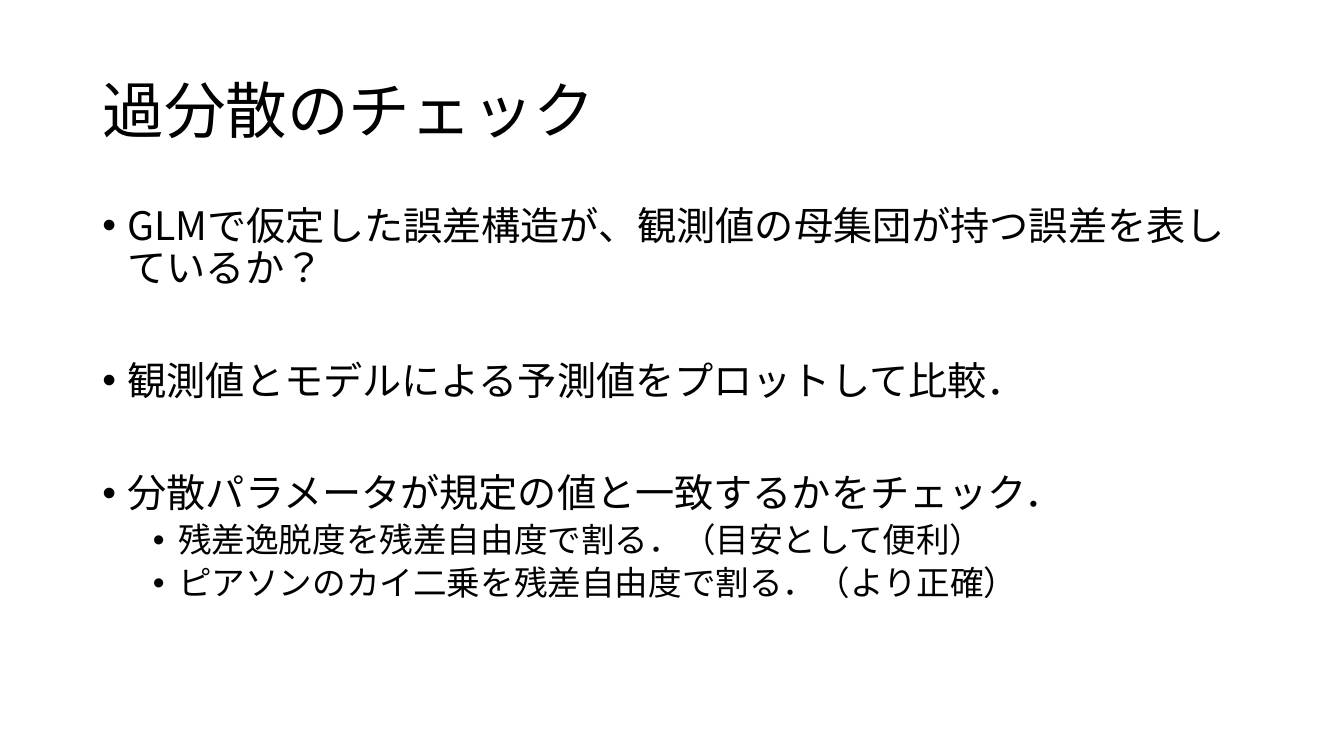
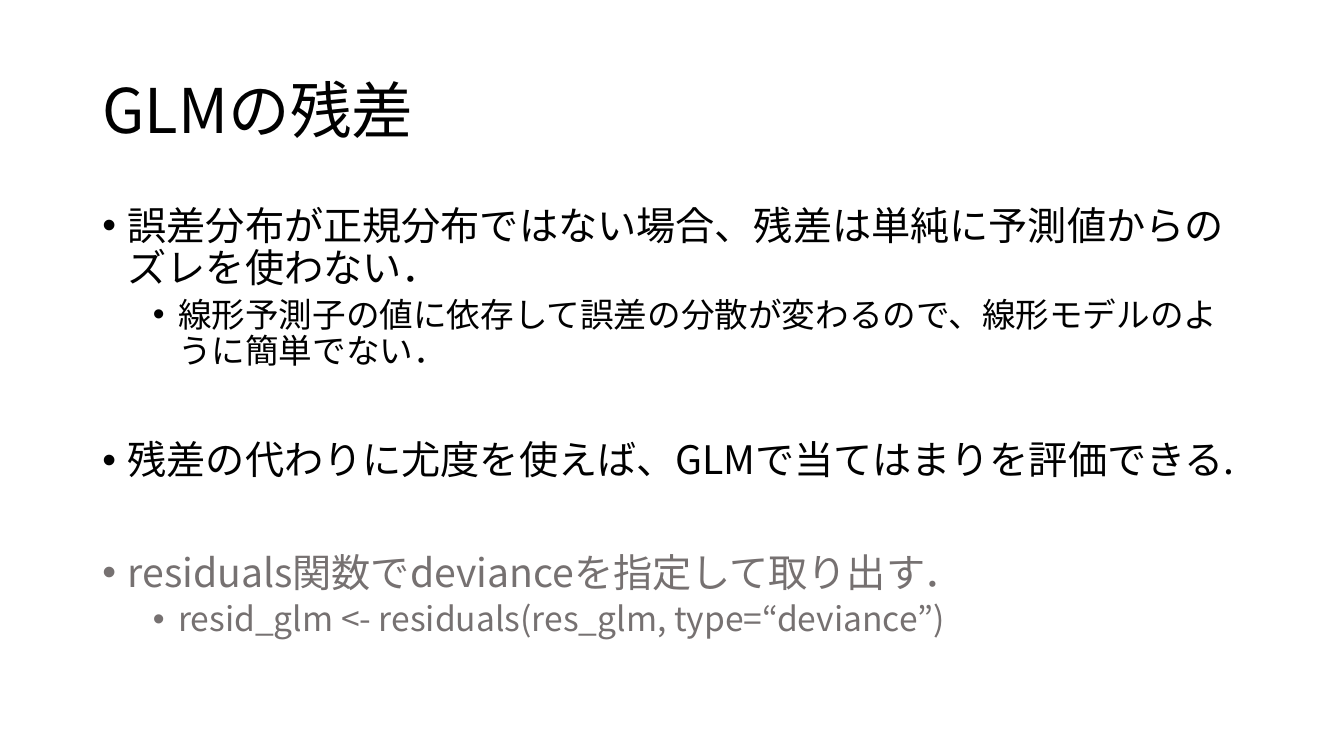
Before and after one commit to KoHMB/Shigen_kensyu_FRA, a slide deck: slide 4 of R/スライド/第26回.pptx (slide 2 before the commit). Drawn at 1344x756 pixels with LibreOffice and Linux fonts; fonts in the diff are those of the drawing. Boxes give left, top, right and bottom in pixels: in the first picture for what was removed or moved away, otherwise in the second. Text is boxed around its words. In the diff, an @@ line names an element or a change of style, - is before the commit and + after.

```diff
--- a/R/スライド/第26回.pptx
+++ b/R/スライド/第26回.pptx
@@ title at <box>102,80,413,138</box>: text changed @@
-過分散のチェック
+GLMの残差
@@ text at <box>128,206,1235,640</box>: text changed @@
-• GLMで仮定した誤差構造が、観測値の母集団が持つ誤差を表しているか？
-• 観測値とモデルによる予測値をプロットして比較．
-• 分散パラメータが規定の値と一致するかをチェック．
-  • 残差逸脱度を残差自由度で割る．（目安として便利）
-  • ピアソンのカイ二乗を残差自由度で割る．（より正確）
+• 誤差分布が正規分布ではない場合、残差は単純に予測値からのズレを使わない．
+  • 線形予測子の値に依存して誤差の分散が変わるので、線形モデルのように簡単でない．
+• 残差の代わりに尤度を使えば、GLMで当てはまりを評価できる.
+• residuals関数でdevianceを指定して取り出す．
+  • resid_glm <- residuals(res_glm, type=“deviance”)
```
Also in this commit, not shown: 2 other slides changed, 5 slides added, 4 slides removed, 12 other files.
